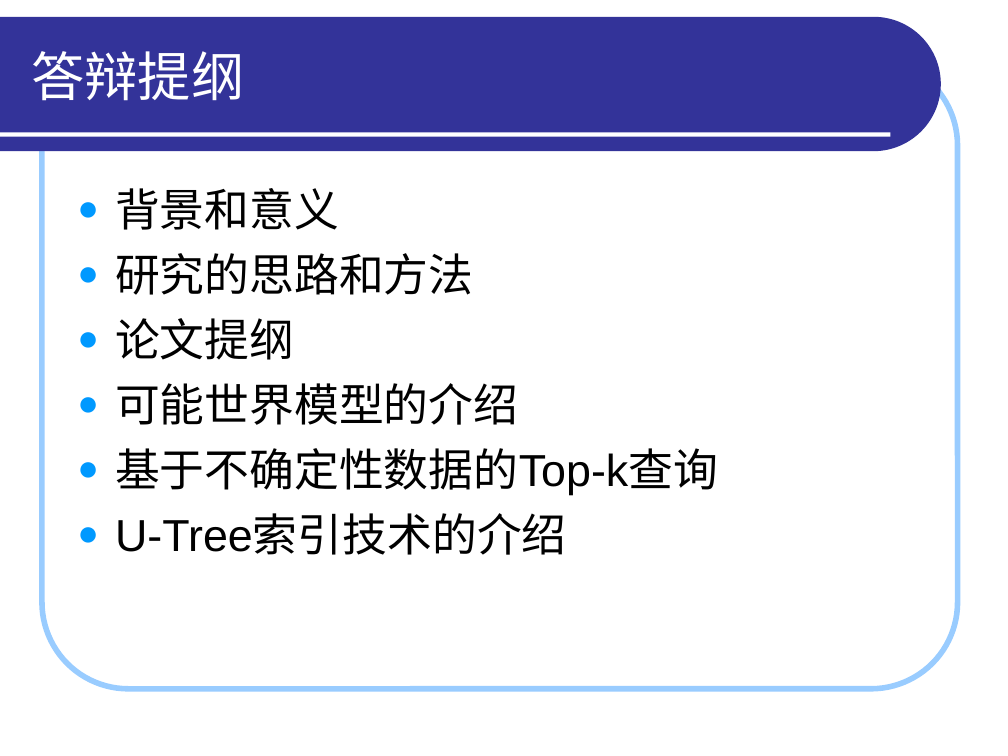
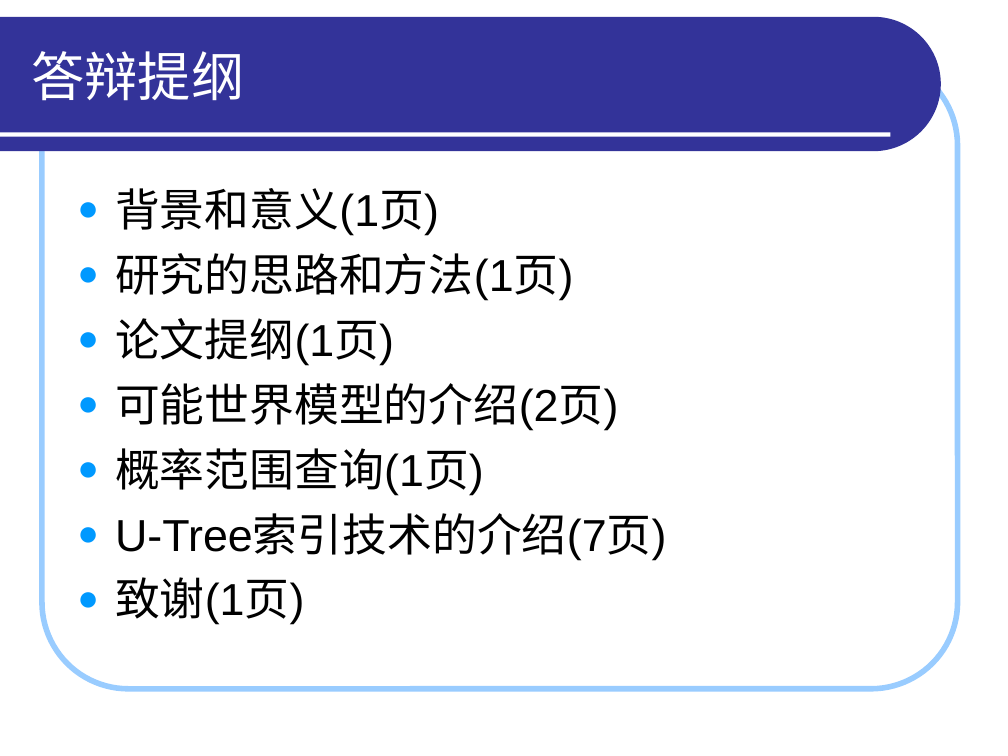
Before and after one commit to HiltonWei/wpstest, a slide deck: slide 2 of branches/区钺坚/读书报告/答辩演示_区钺坚.ppt. Drawn at 1008x756 pixels with LibreOffice and Linux fonts; fonts in the diff are those of the drawing. Boxes give left, top, right and bottom in pixels: in the first picture for what was removed or moved away, otherwise in the second. Text is boxed around its words. In the diff, an @@ line names an element or a change of style, - is before the commit and + after.

```diff
--- a/branches/区钺坚/读书报告/答辩演示_区钺坚.ppt
+++ b/branches/区钺坚/读书报告/答辩演示_区钺坚.ppt
@@ text at bbox=[115, 188, 667, 625]: text changed @@
-● 背景和意义
-● 研究的思路和方法
-● 论文提纲
-● 可能世界模型的介绍
-● 基于不确定性数据的Top-k查询
-● U-Tree索引技术的介绍
+● 背景和意义(1页)
+● 研究的思路和方法(1页)
+● 论文提纲(1页)
+● 可能世界模型的介绍(2页)
+● 概率范围查询(1页)
+● U-Tree索引技术的介绍(7页)
+● 致谢(1页)
```
Also in this commit, not shown: 2 slides added.
